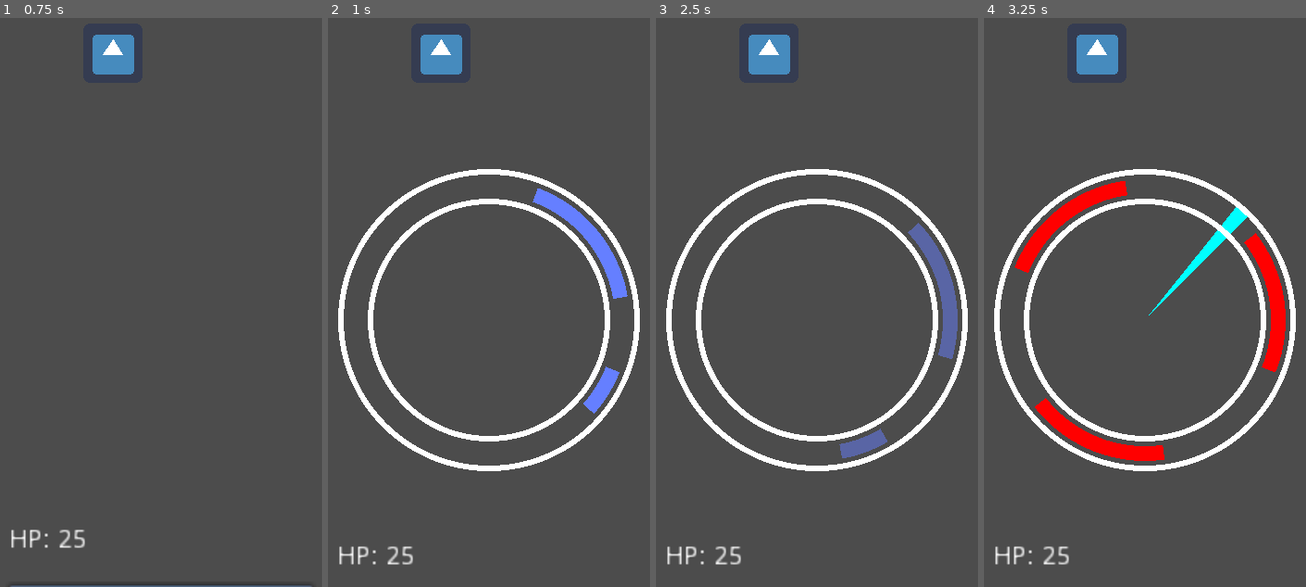
Above: before the commit, frames 1-4 (left to right).
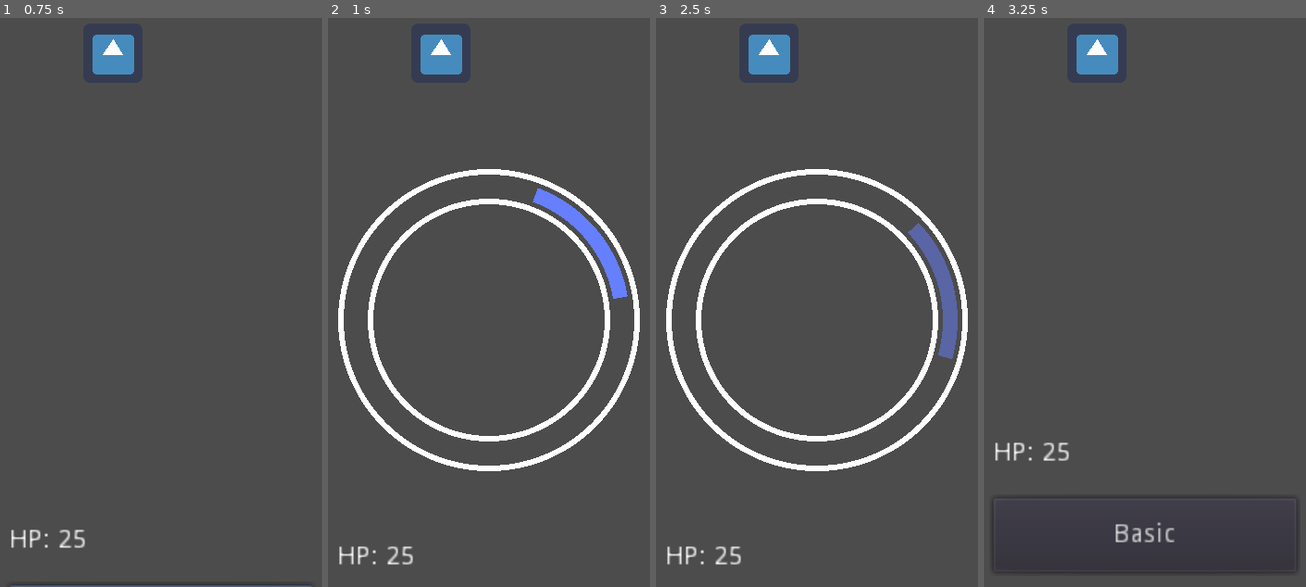
Above: after the commit, the same moments.

Repository: mharitsnf/SoulWheel
Game: Godot game, scene res://Scenes/Main/Root.tscn
The game is run twice, just before and just after one commit, with the same random seed, the same clock (stepped at 60 frames per second) and the same inputs. The engine's default icon, where the game draws it, is replaced by a stand-in: a white triangle on a blue panel in a dark square.
Inputs:
- Up to frame 1 (0.75 s): click "Basic" at 0.5 s
- Up to frame 2 (1 s): no input
- Up to frame 3 (2.5 s): tap Enter (ui_accept) at 1.25, 1.52, 2, 2.27 s
- Up to frame 4 (3.25 s): tap Enter (ui_accept) at 2.75 s

Frame 1 is identical in both runs. In frame 2, 0.4% of the frame differs, in the area x 79-91%, y 61-70%; in frame 3, 0.4%; in frame 4, 10%, in the area x 2-98%, y 26-98%.
Error before the commit: Invalid call. Nonexistent function 'new' in base 'Nil'. (res://Scenes/Components/Wheel/wheel.gd:156)
Error after the commit: Invalid call. Nonexistent function 'new' in base 'Nil'. (res://Scenes/Components/Wheel/wheel.gd:153)

Commit message:
Handle enemy defend behavior

Diff:
--- a/Resources/Enemies/Enemy1.tres
+++ b/Resources/Enemies/Enemy1.tres
@@ -1,15 +1,60 @@
-[gd_resource type="Resource" load_steps=7 format=2]
+[gd_resource type="Resource" load_steps=5 format=2]
 
 [ext_resource path="res://Resources/Enemies/enemy_data_model.gd" type="Script" id=1]
-[ext_resource path="res://Resources/Soul Areas/20-150-0.tres" type="Resource" id=2]
 [ext_resource path="res://Resources/Soul Areas/60-100-0.tres" type="Resource" id=3]
-[ext_resource path="res://Resources/Damage Areas/60-100-120.tres" type="Resource" id=4]
-[ext_resource path="res://Resources/Damage Areas/60-100-240.tres" type="Resource" id=5]
 [ext_resource path="res://Resources/Damage Areas/60-100-0.tres" type="Resource" id=6]
+
+[sub_resource type="GDScript" id=1]
+script/source = "extends Node
+
+
+var attack_behavior = null
+var defend_behavior = null
+
+
+# Attack:
+# Enemy1 has one attack pattern.
+# 1. One area with constant speed.
+
+# Defend:
+# Enemy1 has one defend pattern.
+# 1. One area with constant speed.
+
+
+func _init():
+	attack_behavior = funcref(self, \"func_attack_behavior\")
+	defend_behavior = funcref(self, \"func_defend_behavior\")
+
+
+# Processing for each phase.
+func func_attack_behavior(delta, areas):
+	for area in areas:
+		var new_rot_angle = area.rot_angle
+
+		new_rot_angle += delta * area.move_speed
+		new_rot_angle = fmod(new_rot_angle, 360)
+
+		area.rot_angle = new_rot_angle
+
+	return areas
+
+
+# Refer to soul areas
+func func_defend_behavior(delta, areas):
+	for area in areas:
+		var new_rot_angle = area.rot_angle
+
+		new_rot_angle += delta * area.move_speed
+		new_rot_angle = fmod(new_rot_angle, 360)
+
+		area.rot_angle = new_rot_angle
+
+	return areas
+"
 
 [resource]
 script = ExtResource( 1 )
-enemy_type = 1
 max_health = 30
-soul_areas = [ ExtResource( 3 ), ExtResource( 2 ) ]
-damage_areas = [ ExtResource( 6 ), ExtResource( 4 ), ExtResource( 5 ) ]
+soul_areas = [ [ ExtResource( 3 ) ] ]
+damage_areas = [ [ ExtResource( 6 ) ] ]
+behaviors = SubResource( 1 )
--- a/Resources/Enemies/enemy_data_model.gd
+++ b/Resources/Enemies/enemy_data_model.gd
@@ -1,7 +1,15 @@
 extends Resource
 class_name EnemyDataModel
 
-export var enemy_type : int
-export var max_health : int
-export var soul_areas : Array
+export(int) var max_health
+
+# Array of array of areas. Each inner array has different behaviors and different areas.
+# Purpose is to provide different pattern and behavior to the enemy.
+export(Array) var soul_areas
 export(Array) var damage_areas
+
+export(GDScript) var behaviors
+var behaviors_ins = null
+
+var soul_behavior_idx = 0
+var damage_behavior_idx = 0
--- a/Scenes/Components/Enemy/enemy.gd
+++ b/Scenes/Components/Enemy/enemy.gd
@@ -8,6 +8,8 @@
 
 var enemies_to_process = []
 var arrows_to_process = []
+
+var is_defeated = false
 
 signal input_signal
 
@@ -20,35 +22,39 @@
 
 
 func play_turn():
+	yield(get_tree(), "idle_frame")
 	print("enemy playing")
 
-	var current_enemy = Globals.enemy_loader(self)
-
-	for arrow_phase in Globals.player.player_data_model.player_soul_arrows:
-		yield(_summon_wheel("enemy_attack"), "completed")
-
-		wheel_ins.set_enemy(current_enemy)
-		wheel_ins.set_arrows(arrow_phase)
-		wheel_ins.draw_areas()
-		wheel_ins.draw_arrows()
-
-		var result = yield(wheel_ins.action(), "completed")
-		enemies_to_process.append(result[0])
-		arrows_to_process = result[1]
-
-		yield(_destroy_wheel(), "completed")
-
-		var is_player_defeated = _check_result()
-
-		arrows_to_process = []
-
-		if is_player_defeated:
-			_end_turn()
-			return true
-
-		yield(get_tree().create_timer(1), "timeout")
-
-	_end_turn()
+#	var current_enemy = Globals.enemy_loader(self)
+#
+#	for arrow_phase in Globals.player.player_data_model.player_soul_arrows:
+#		yield(_summon_wheel("enemy_attack"), "completed")
+#
+#		wheel_ins.set_enemy(current_enemy)
+#		wheel_ins.set_area_behavior(current_enemy.dm.behaviors_ins.attack_behavior)
+#
+#		wheel_ins.set_arrows(arrow_phase)
+#
+#		wheel_ins.draw_areas()
+#		wheel_ins.draw_arrows()
+#
+#		var result = yield(wheel_ins.action(), "completed")
+#		enemies_to_process.append(result[0])
+#		arrows_to_process = result[1]
+#
+#		yield(_destroy_wheel(), "completed")
+#
+#		var is_player_defeated = _check_result()
+#
+#		arrows_to_process = []
+#
+#		if is_player_defeated:
+#			_end_turn()
+#			return true
+#
+#		yield(get_tree().create_timer(1), "timeout")
+#
+#	_end_turn()
 	return false
 
 
--- a/Scenes/Components/Player/player.gd
+++ b/Scenes/Components/Player/player.gd
@@ -64,6 +64,7 @@
 			yield(_summon_wheel("lock"), "completed")
 			wheel_ins.draw_saved_areas(enemies_to_process)
 			wheel_ins.set_enemy(current_enemy)
+			wheel_ins.set_area_behavior(current_enemy.dm.behaviors_ins.defend_behavior)
 			wheel_ins.draw_areas()
 
 			current_enemy = yield(wheel_ins.action(), "completed")
@@ -111,7 +112,7 @@
 # Append enemies struck by an arrow into the arrow's list
 func _check_result(processed_arrows):
 	for enemy in enemies_to_process:
-		for area in enemy.dm.soul_areas:
+		for area in enemy.dm.soul_areas[enemy.dm.soul_behavior_idx]:
 			var area_angle : Vector2 = Globals.generate_angles(area.rot_angle, area.thickness)
 
 			for arrow in processed_arrows:
@@ -126,14 +127,14 @@
 	for arrow in processed_arrows:
 
 		for enemy in arrow.enemies_struck:
-			enemy.is_defeated = enemy.node.take_damage(chosen_skill.damage)
+			enemy.node.is_defeated = enemy.node.take_damage(chosen_skill.damage)
 			print(arrow, " struck ", enemy.node.name, "! enemy health: ", enemy.node.current_health)
 
 
 func _remove_defeated_enemies():
 	yield(get_tree(), "idle_frame")
 	for enemy in enemies_to_process:
-		if enemy.is_defeated:
+		if enemy.node.is_defeated:
 			yield(_defeat_enemy(enemy), "completed")
 
 
--- a/Scenes/Components/Wheel/wheel.gd
+++ b/Scenes/Components/Wheel/wheel.gd
@@ -26,20 +26,19 @@
 	if running:
 
 		if phase == "lock":
-			for i in range(enemy.dm.soul_areas.size()):
-				var new_rot_angle = _rotate(
-					enemy.dm.soul_areas[i].rot_angle,
-					enemy.dm.soul_areas[i].move_speed,
-					delta
-				)
-
-				enemy.dm.soul_areas[i].rot_angle = new_rot_angle
-				$Areas.get_child(i).rotation_degrees = new_rot_angle
+			enemy.dm.soul_areas[enemy.dm.soul_behavior_idx] = area_behavior.call_func(
+				delta,
+				enemy.dm.soul_areas[enemy.dm.soul_behavior_idx]
+			)
+
+			# Update visuals
+			for i in range(enemy.dm.soul_areas[enemy.dm.soul_behavior_idx].size()):
+				$Areas.get_child(i).rotation_degrees = enemy.dm.soul_areas[enemy.dm.soul_behavior_idx][i].rot_angle
 
 		elif phase == "strike":
 			arrows = arrow_behavior.call_func(delta, arrows)
 
-			# Updating the visuals
+			# Update visuals
 			for i in range(arrows.size()):
 				$Arrows.get_child(i).rotation_degrees = arrows[i].rot_angle
 
@@ -110,10 +109,10 @@
 
 
 func set_enemy(_enemy):
+	var processed_areas = []
+
 	if phase == "lock":
-		var processed_souls = []
-
-		for soul in _enemy.dm.soul_areas:
+		for soul in _enemy.dm.soul_areas[_enemy.dm.soul_behavior_idx]:
 			var tmp_soul = soul.duplicate()
 			tmp_soul.thickness = _thickness_preprocess(tmp_soul.thickness)
 
@@ -124,22 +123,20 @@
 			tmp_soul.rot_angle = fmod(tmp_soul.rot_angle, 360)
 			if tmp_soul.rot_angle < 0: tmp_soul.rot_angle += 360
 
-			processed_souls.append(tmp_soul)
-
-		_enemy.dm.soul_areas = processed_souls
-
-	else:
-		var processed_damage_areas = []
-
+			processed_areas.append(tmp_soul)
+
+		_enemy.dm.soul_areas[_enemy.dm.soul_behavior_idx] = processed_areas
+
+	else:
 		var angle_variation = rng.randf_range(-180, 180)
 
-		for damage in _enemy.dm.damage_areas:
+		for damage in _enemy.dm.damage_areas[_enemy.dm.damage_behavior_idx]:
 			var tmp_damage = damage.duplicate()
 			tmp_damage.thickness = _thickness_preprocess(tmp_damage.thickness)
 			tmp_damage.rot_angle += angle_variation
-			processed_damage_areas.append(tmp_damage)
-
-		_enemy.dm.damage_areas = processed_damage_areas
+			processed_areas.append(tmp_damage)
+
+		_enemy.dm.damage_areas[_enemy.dm.damage_behavior_idx] = processed_areas
 
 	enemy = _enemy
 
@@ -175,13 +172,13 @@
 
 func draw_areas():
 	if phase == "lock":
-		for soul in enemy.dm.soul_areas:
+		for soul in enemy.dm.soul_areas[enemy.dm.soul_behavior_idx]:
 			var new_area = _create_area(soul.rot_angle)
 			$Areas.add_child(new_area)
 			_draw_area(new_area, 72, soul.thickness)
 
 	else:
-		for damage in enemy.dm.damage_areas:
+		for damage in enemy.dm.damage_areas[enemy.dm.damage_behavior_idx]:
 			var new_damage_area = _create_area(damage.rot_angle)
 			$DamageAreas.add_child(new_damage_area)
 			_draw_area(new_damage_area, 72, damage.thickness)
@@ -229,7 +226,7 @@
 		var area_container = Node2D.new()
 		area_container.modulate.a = 0.5
 
-		for area in cur_enemy.dm.soul_areas:
+		for area in cur_enemy.dm.soul_areas[cur_enemy.dm.soul_behavior_idx]:
 			var saved_area = _create_area(area.rot_angle)
 			area_container.add_child(saved_area)
 			_draw_area(saved_area, 72, area.thickness)
--- a/Singletons/globals.gd
+++ b/Singletons/globals.gd
@@ -24,12 +24,17 @@
 
 
 func enemy_loader(enemy : Enemy):
-	var dm = enemy.enemy_data_model
+	var rng = RandomNumberGenerator.new()
+	rng.randomize()
+
 	var enemy_object = {}
 
 	enemy_object.node = enemy
-	enemy_object.is_defeated = false
-	enemy_object.dm = dm.duplicate(true)
+	enemy_object.dm = enemy.enemy_data_model.duplicate(true)
+
+	enemy_object.dm.behaviors_ins = enemy_object.dm.behaviors.new()
+	enemy_object.dm.soul_behavior_idx = rng.randi_range(0, enemy_object.dm.soul_areas.size() - 1)
+	enemy_object.dm.damage_behavior_idx = rng.randi_range(0, enemy_object.dm.damage_areas.size() - 1)
 
 	return enemy_object
 
